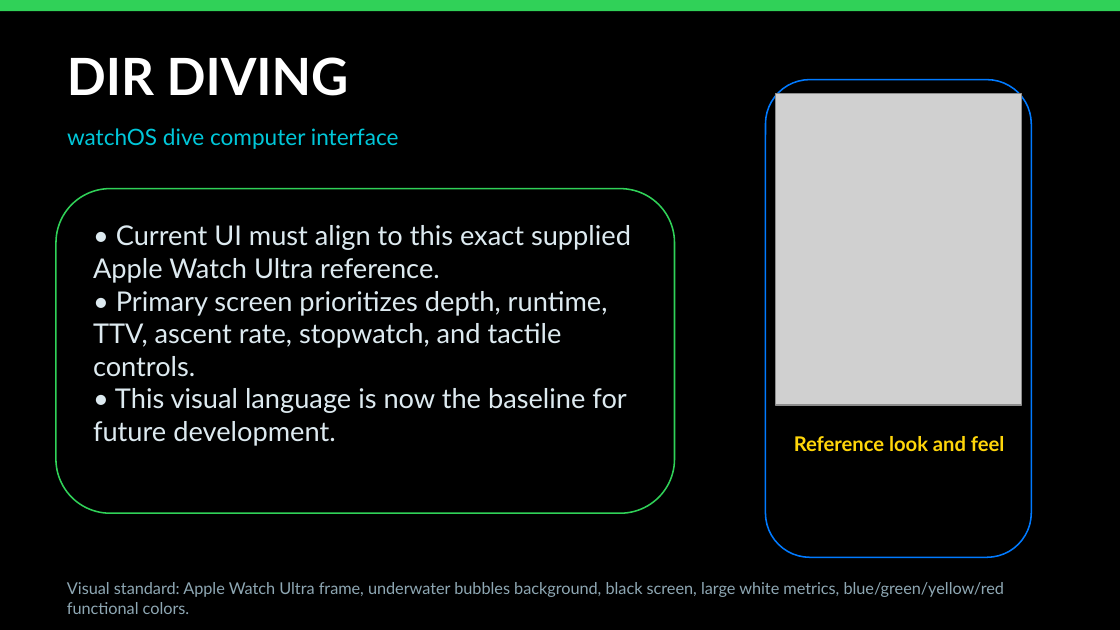
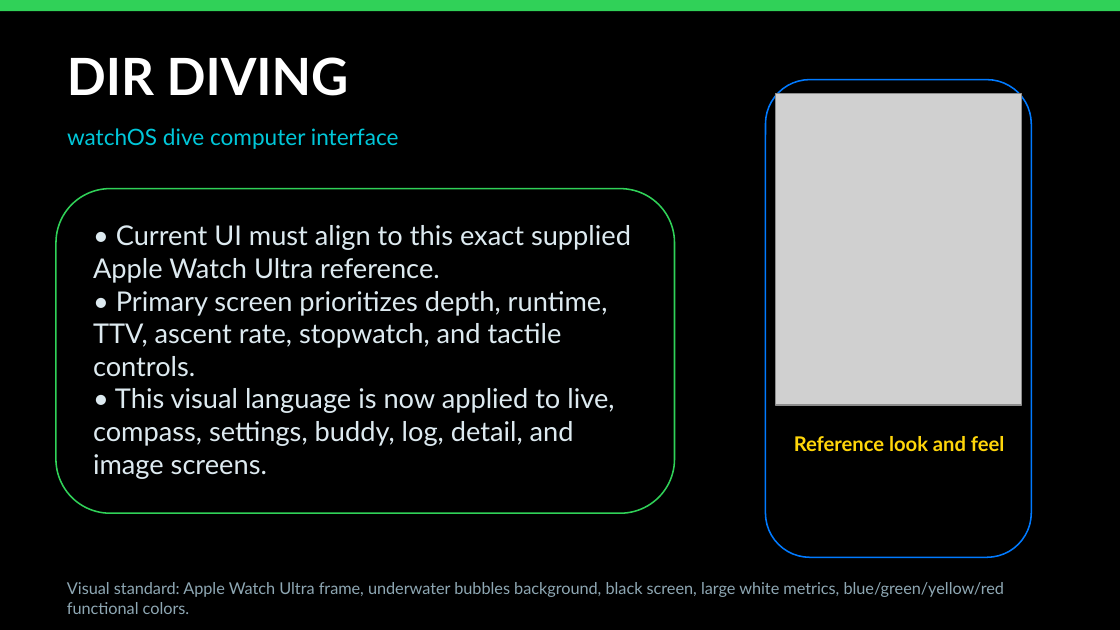
Before and after one commit to egopfe/DirDiving-App, a slide deck: slide 1 of DIR_DIVING_Project_Presentation.pptx. Drawn at 1120x630 pixels with LibreOffice and Linux fonts; fonts in the diff are those of the drawing; grey boxes stand for pictures. Boxes give left, top, right and bottom in pixels: in the first picture for what was removed or moved away, otherwise in the second. Text is boxed around its words. In the diff, an @@ line names an element or a change of style, - is before the commit and + after.

```diff
--- a/DIR_DIVING_Project_Presentation.pptx
+++ b/DIR_DIVING_Project_Presentation.pptx
@@ text at (93,388,614,479): text changed @@
-• This visual language is now the baseline for future development.
+• This visual language is now applied to live, compass, settings, buddy, log, detail, and image screens.
```
Also in this commit, not shown: 4 other slides changed, 6 other files.
